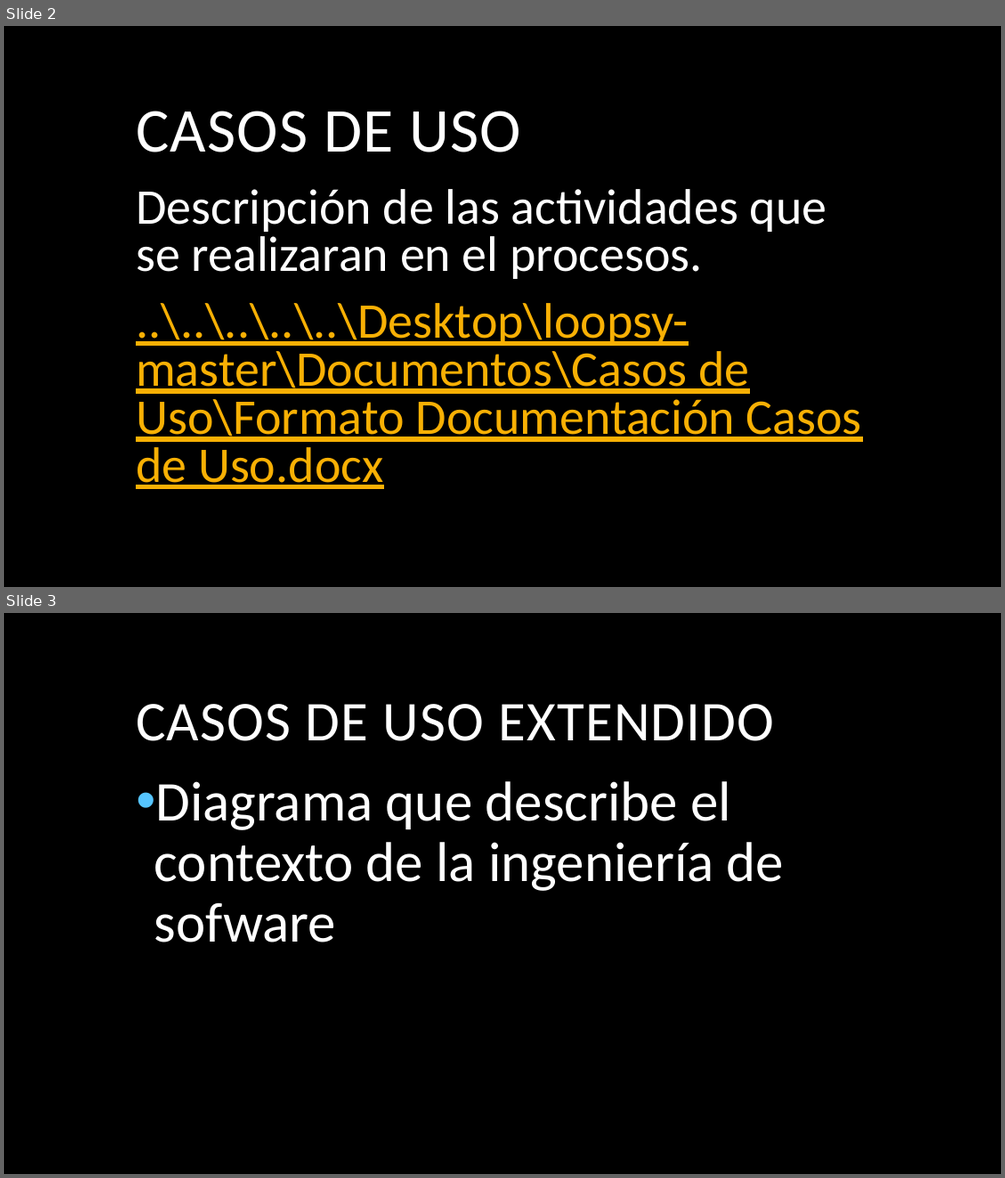
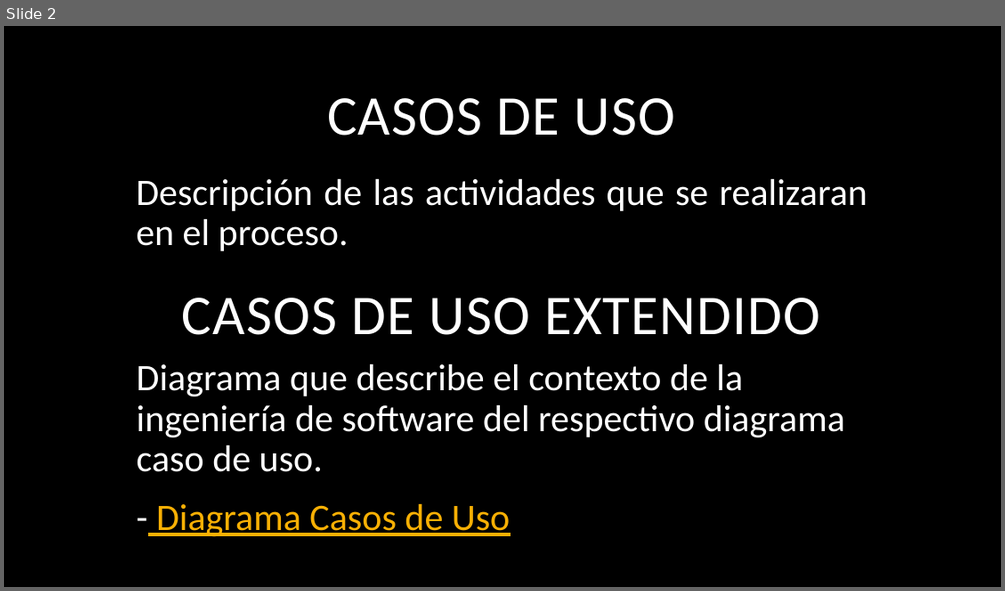
Before and after one commit to Zombra584/loopsy, a slide deck: Documentos/Diapositiva/Sustentación Segundo Trimestre.pptx. Shown one above the other, each under a label of ours: slides 2 and 3 before the commit, slide 2 after it. The pictures are 1005x1178 and 1005x591 pixels, drawn with LibreOffice and Linux fonts; fonts in the diff are those of the drawing; background and template pictures are left out. Boxes give left, top, right and bottom in pixels: in the first picture for what was removed or moved away, otherwise in the second. Text is boxed around its words. In the diff, an @@ line names an element or a change of style, - is before the commit and + after.

```diff
--- a/Documentos/Diapositiva/Sustentación Segundo Trimestre.pptx
+++ b/Documentos/Diapositiva/Sustentación Segundo Trimestre.pptx
@@ slide 3 removed at box(4, 613, 1001, 1174), background picture (left out) @@
@@ title removed at box(136, 704, 775, 741) @@
-CASOS DE USO EXTENDIDO
@@ text removed at box(154, 781, 784, 942) @@
-• Diagrama que describe el contexto de la ingeniería de sofware
@@ slide 2 changed as well @@
@@ title "CASOS DE USO": place and size @@
-title "CASOS DE USO" at box(136, 111, 522, 152)
+title "CASOS DE USO" at box(327, 98, 675, 135)
@@ title "CASOS DE USO" at box(327, 98, 675, 135): size 60 to 54 pt; alignment left to centre @@
@@ text at box(136, 179, 867, 251): text changed; size 48 to 36 pt; text colour #F8B004 to #FFFFFF @@
-Descripción de las actividades que se realizaran en el procesos.
-..\..\..\..\..\Desktop\loopsy-master\Documentos\Casos de Uso\Formato Documentación Casos de Uso.docx
+Descripción de las actividades que se realizaran en el proceso.
@@ text added at box(182, 297, 820, 335), 54 pt, text #FFFFFF @@
+CASOS DE USO EXTENDIDO
@@ text added at box(137, 364, 845, 537), 36 pt, text #FFFFFF @@
+Diagrama que describe el contexto de la ingeniería de software del respectivo diagrama caso de uso.
+- Diagrama Casos de Uso
```
Also in this commit, not shown: 4 other slides changed, 1 slide added.
